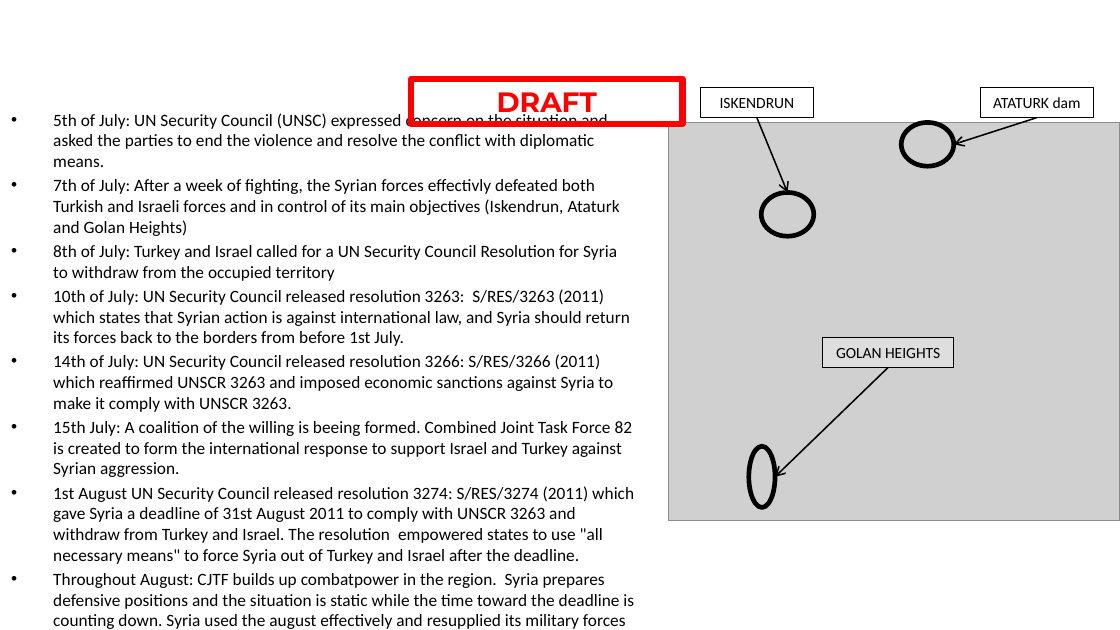
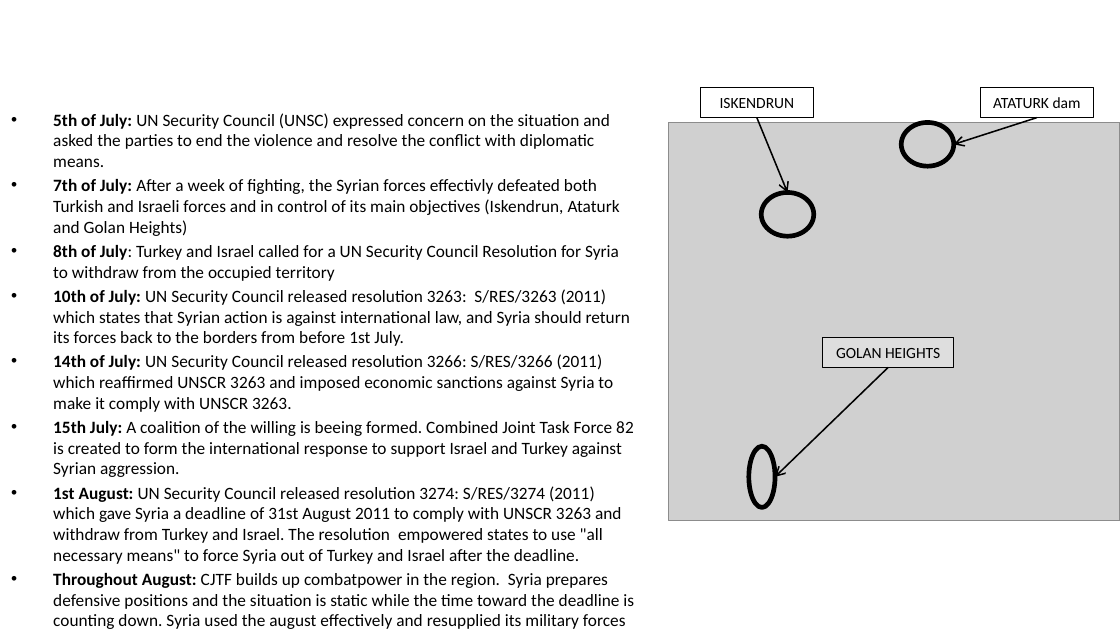
Before and after one commit to 132nd-vWing/OPAR-Brief, a slide deck: slide 5 of UNDER DEVELOPMENT/132nd OP ACTIVE RESOLVE Introduction Brief.pptx (slide 6 before the commit). Drawn at 1120x630 pixels with LibreOffice and Linux fonts; fonts in the diff are those of the drawing; grey boxes stand for pictures; background and template pictures are left out. Boxes give left, top, right and bottom in pixels: in the first picture for what was removed or moved away, otherwise in the second. Text is boxed around its words. In the diff, an @@ line names an element or a change of style, - is before the commit and + after.

```diff
--- a/UNDER DEVELOPMENT/132nd OP ACTIVE RESOLVE Introduction Brief.pptx
+++ b/UNDER DEVELOPMENT/132nd OP ACTIVE RESOLVE Introduction Brief.pptx
@@ rectangle removed at (x1=411, y1=78, x2=682, y2=123) @@
-DRAFT
@@ text at (x1=53, y1=113, x2=634, y2=626): bold on in "5th of July:", "7th of July:", "8th of July:", "10th of July:" and 3 more places @@
@@ text at (x1=53, y1=486, x2=622, y2=564): text changed @@
-• 1st August UN Security Council released resolution 3274: S/RES/3274 (2011) which gave Syria a deadline of 31st August 2011 to comply with UNSCR 3263 and withdraw from Turkey and Israel. The resolution empowered states to use "all necessary means" to force Syria out of Turkey and Israel after the deadline.
+• 1st August: UN Security Council released resolution 3274: S/RES/3274 (2011) which gave Syria a deadline of 31st August 2011 to comply with UNSCR 3263 and withdraw from Turkey and Israel. The resolution empowered states to use "all necessary means" to force Syria out of Turkey and Israel after the deadline.
```
Also in this commit, not shown: 18 other slides changed, 4 slides removed, 1 other file.
